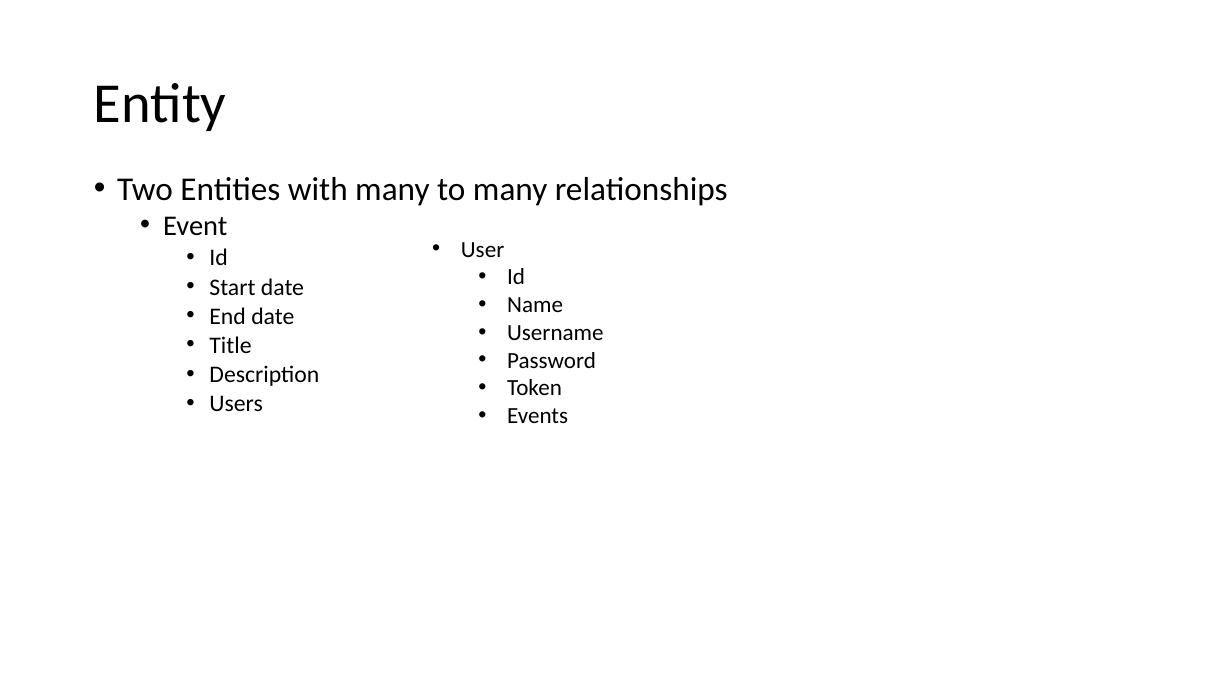
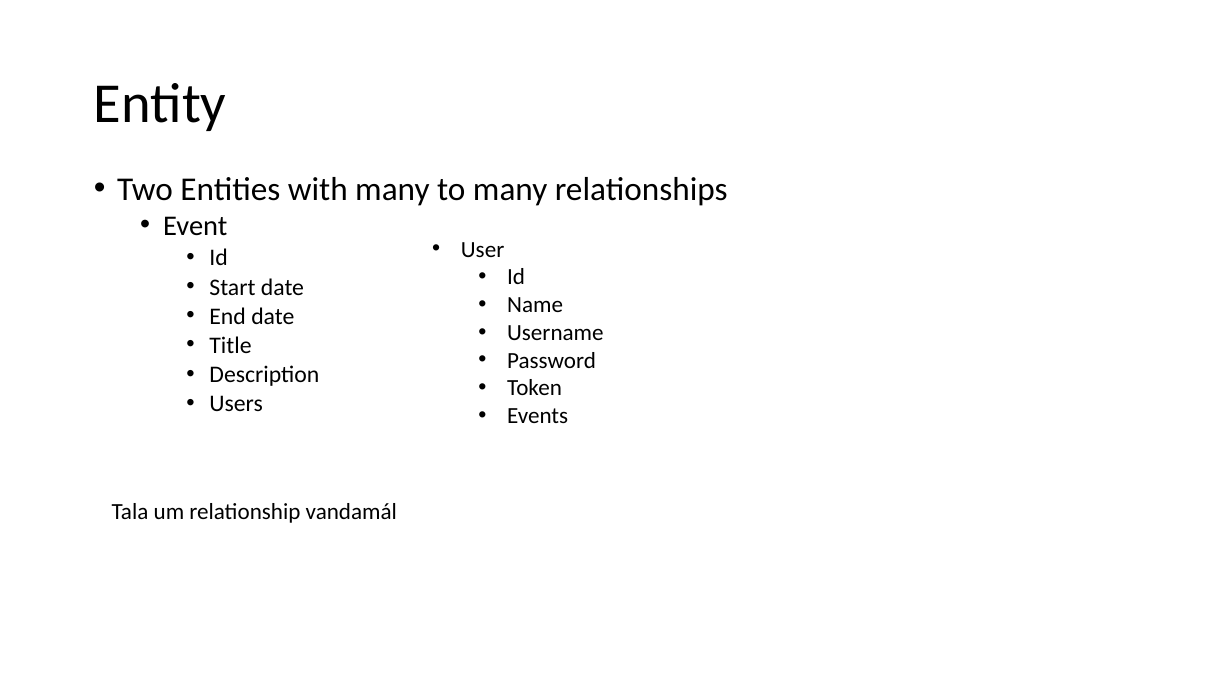
Before and after one commit to Jonrunar95/Calendar-HBV501, a slide deck: slide 5 of Presentation.pptx. Drawn at 1232x693 pixels with LibreOffice and Linux fonts; fonts in the diff are those of the drawing. Boxes give left, top, right and bottom in pixels: in the first picture for what was removed or moved away, otherwise in the second. Text is boxed around its words. In the diff, an @@ line names an element or a change of style, - is before the commit and + after.

```diff
--- a/Presentation.pptx
+++ b/Presentation.pptx
@@ text added at (112, 503, 397, 523), 18 pt, text #000000 @@
+Tala um relationship vandamál
```
Also in this commit, not shown: 2 other slides changed, 2 slides added.
